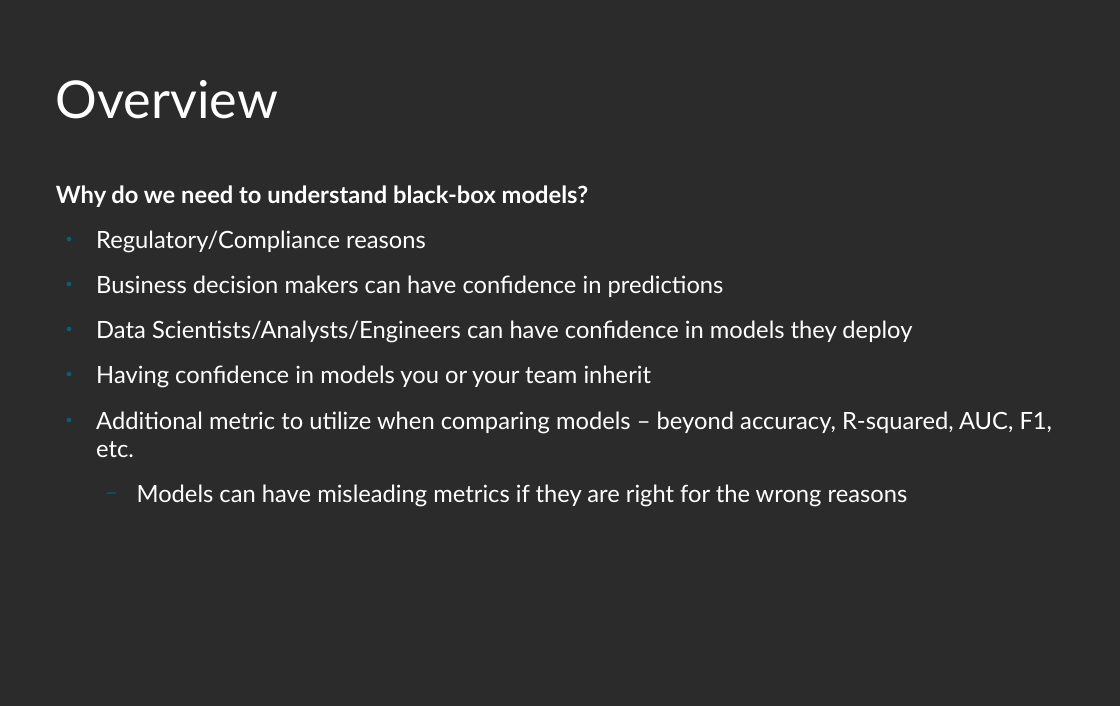
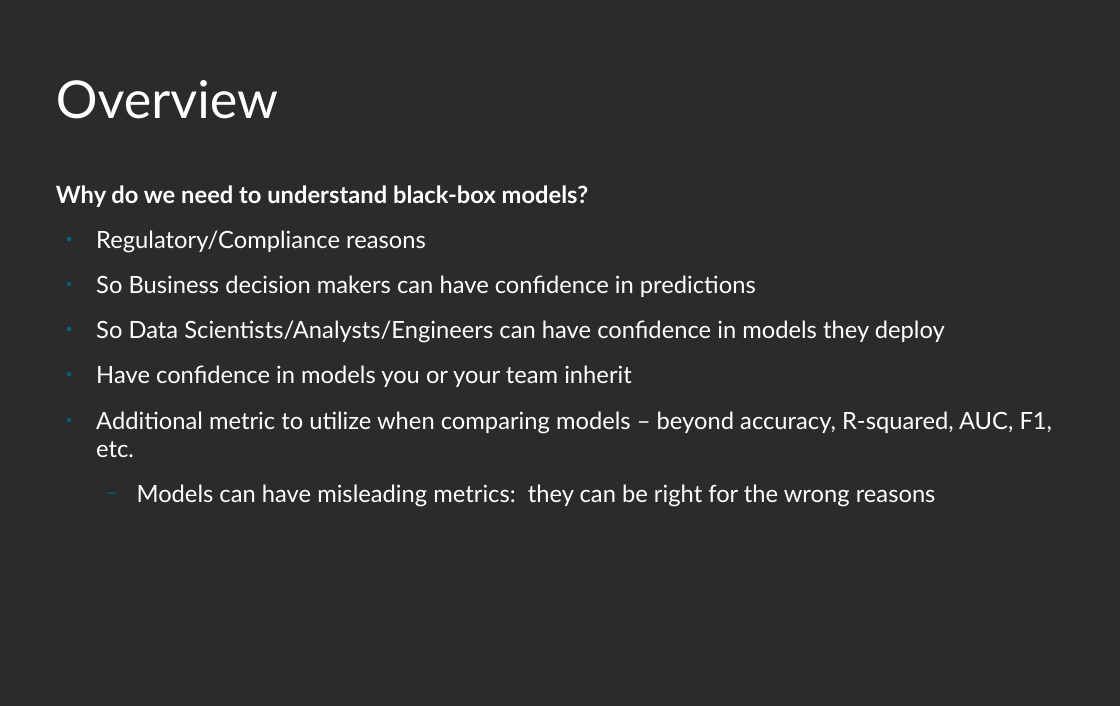
Before and after one commit to mattdube/stl-rug_lime, a slide deck: slide 4 of Slides/stl-rug_lime_01092019.odp. Drawn at 1120x706 pixels with LibreOffice and Linux fonts; fonts in the diff are those of the drawing; background and template pictures are left out; a plain dark background stands for a picture behind light text. Boxes give left, top, right and bottom in pixels: in the first picture for what was removed or moved away, otherwise in the second. Text is boxed around its words. In the diff, an @@ line names an element or a change of style, - is before the commit and + after.

Commit message:
corrected a few grammatical errors

```diff
--- a/Slides/stl-rug_lime_01092019.odp
+++ b/Slides/stl-rug_lime_01092019.odp
@@ text at [96, 275, 945, 387]: text changed @@
-● Business decision makers can have confidence in predictions
-● Data Scientists/Analysts/Engineers can have confidence in models they deploy
-● Having confidence in models you or your team inherit
+● So Business decision makers can have confidence in predictions
+● So Data Scientists/Analysts/Engineers can have confidence in models they deploy
+● Have confidence in models you or your team inherit
@@ text at [137, 484, 936, 507]: text changed @@
-  − Models can have misleading metrics if they are right for the wrong reasons
+  − Models can have misleading metrics: they can be right for the wrong reasons
```
